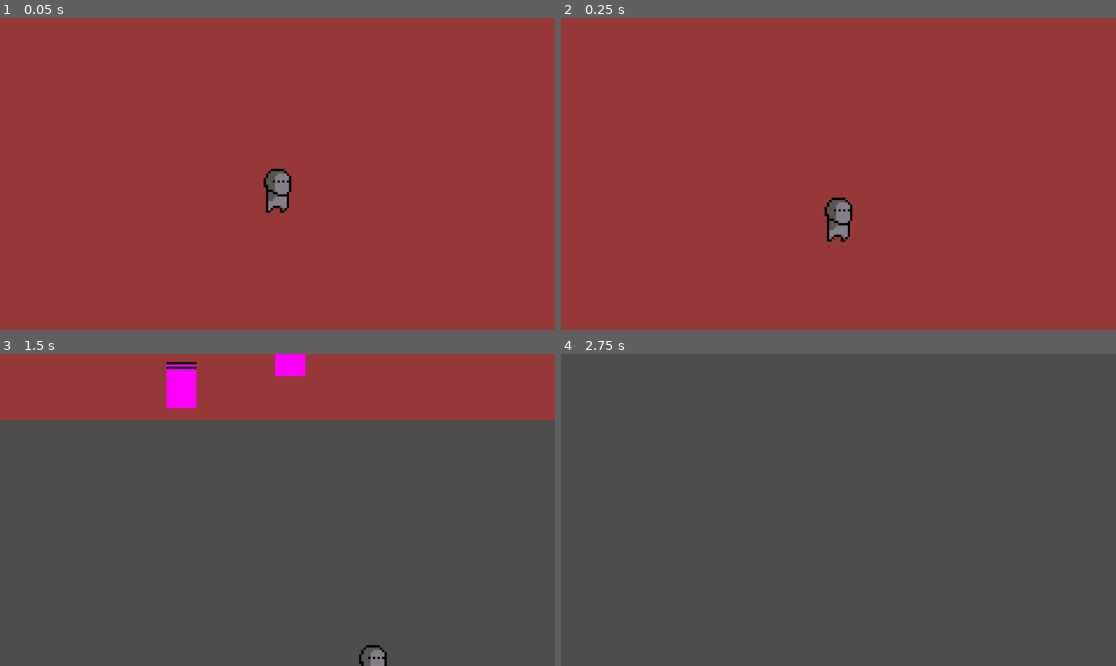
Above: before the commit, frames 1-4 (two rows, left to right).
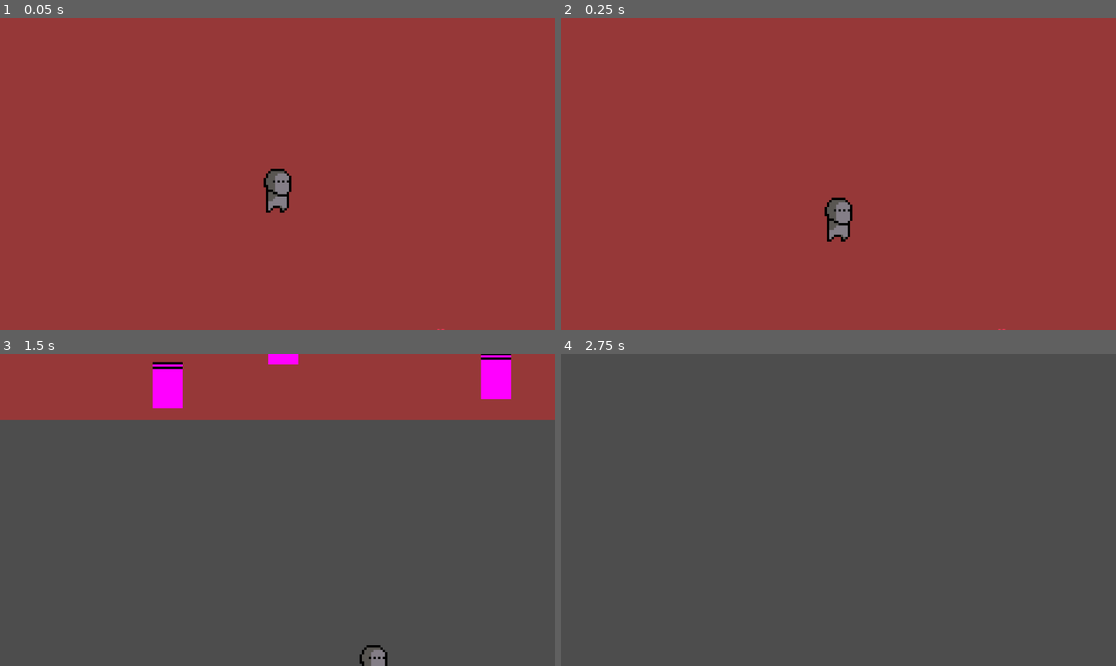
Above: after the commit, the same moments.

Repository: Muircat/gamejam2.0
Game: Godot game, scene res://testlevel.tscn
Same seed, same stepped clock (60 frames per second), same inputs: the game is played once before the commit and once after it.
Inputs:
- Up to frame 1 (0.05 s): no input
- Up to frame 2 (0.25 s): no input
- Up to frame 3 (1.5 s): hold D (move_right) from 0.53 s (still down); tap Space (jump) at 0.77 s
- Up to frame 4 (2.75 s): tap Space (jump) at 1.52 s; tap Enter at 2 s; release D (move_right) at 2.03 s; hold A (move_left) from 2.03 s (still down)

The runs differ from the first frame. In frame 1, less than 0.1% of the frame differs, in the area x 78-81%, y 99-100%; in frame 2, less than 0.1%; in frame 3, 1.9%, in the area x 27-93%, y 0-100%; in frame 4, nothing differs.

Commit message:
added platforms

Diff:
--- a/testlevel.tscn
+++ b/testlevel.tscn
@@ -7,6 +7,9 @@
 
 [sub_resource type="PlaceholderTexture2D" id="PlaceholderTexture2D_w3snd"]
 size = Vector2(100, 20)
+
+[sub_resource type="PlaceholderTexture2D" id="PlaceholderTexture2D_pi5jr"]
+size = Vector2(200, 200)
 
 [node name="Control" type="Control" unique_id=1439330419]
 layout_mode = 3
@@ -32,12 +35,52 @@
 offset_bottom = 40.0
 
 [node name="StaticBody2D2" type="StaticBody2D" parent="Floor" unique_id=1037867717]
-position = Vector2(578, 511)
+position = Vector2(581, 506)
 
 [node name="CollisionShape2D" type="CollisionShape2D" parent="Floor/StaticBody2D2" unique_id=2008995224]
 shape = SubResource("RectangleShape2D_pi5jr")
 
 [node name="Sprite2D" type="Sprite2D" parent="Floor/StaticBody2D2" unique_id=1087222568]
+scale = Vector2(0.13000038, 1)
+texture = SubResource("PlaceholderTexture2D_w3snd")
+
+[node name="StaticBody2D4" type="StaticBody2D" parent="Floor" unique_id=535496954]
+position = Vector2(673, 521)
+
+[node name="CollisionShape2D" type="CollisionShape2D" parent="Floor/StaticBody2D4" unique_id=602272991]
+shape = SubResource("RectangleShape2D_pi5jr")
+
+[node name="Sprite2D" type="Sprite2D" parent="Floor/StaticBody2D4" unique_id=376749313]
+scale = Vector2(0.13000038, 1)
+texture = SubResource("PlaceholderTexture2D_w3snd")
+
+[node name="StaticBody2D5" type="StaticBody2D" parent="Floor" unique_id=507247636]
+position = Vector2(723, 497)
+
+[node name="CollisionShape2D" type="CollisionShape2D" parent="Floor/StaticBody2D5" unique_id=957502650]
+shape = SubResource("RectangleShape2D_pi5jr")
+
+[node name="Sprite2D" type="Sprite2D" parent="Floor/StaticBody2D5" unique_id=530760051]
+scale = Vector2(0.13000038, 1)
+texture = SubResource("PlaceholderTexture2D_w3snd")
+
+[node name="StaticBody2D7" type="StaticBody2D" parent="Floor" unique_id=193819948]
+position = Vector2(721, 454)
+
+[node name="CollisionShape2D" type="CollisionShape2D" parent="Floor/StaticBody2D7" unique_id=319323743]
+shape = SubResource("RectangleShape2D_pi5jr")
+
+[node name="Sprite2D" type="Sprite2D" parent="Floor/StaticBody2D7" unique_id=1294626977]
+scale = Vector2(0.13000038, 1)
+texture = SubResource("PlaceholderTexture2D_w3snd")
+
+[node name="StaticBody2D6" type="StaticBody2D" parent="Floor" unique_id=884079019]
+position = Vector2(778, 475)
+
+[node name="CollisionShape2D" type="CollisionShape2D" parent="Floor/StaticBody2D6" unique_id=560271760]
+shape = SubResource("RectangleShape2D_pi5jr")
+
+[node name="Sprite2D" type="Sprite2D" parent="Floor/StaticBody2D6" unique_id=1579217571]
 scale = Vector2(0.13000038, 1)
 texture = SubResource("PlaceholderTexture2D_w3snd")
 
@@ -55,3 +98,7 @@
 position = Vector2(532, 428)
 gravity = 400
 jumpvel = -140
+
+[node name="PointLight2D" type="PointLight2D" parent="." unique_id=2086897889]
+position = Vector2(603, 497)
+texture = SubResource("PlaceholderTexture2D_pi5jr")
